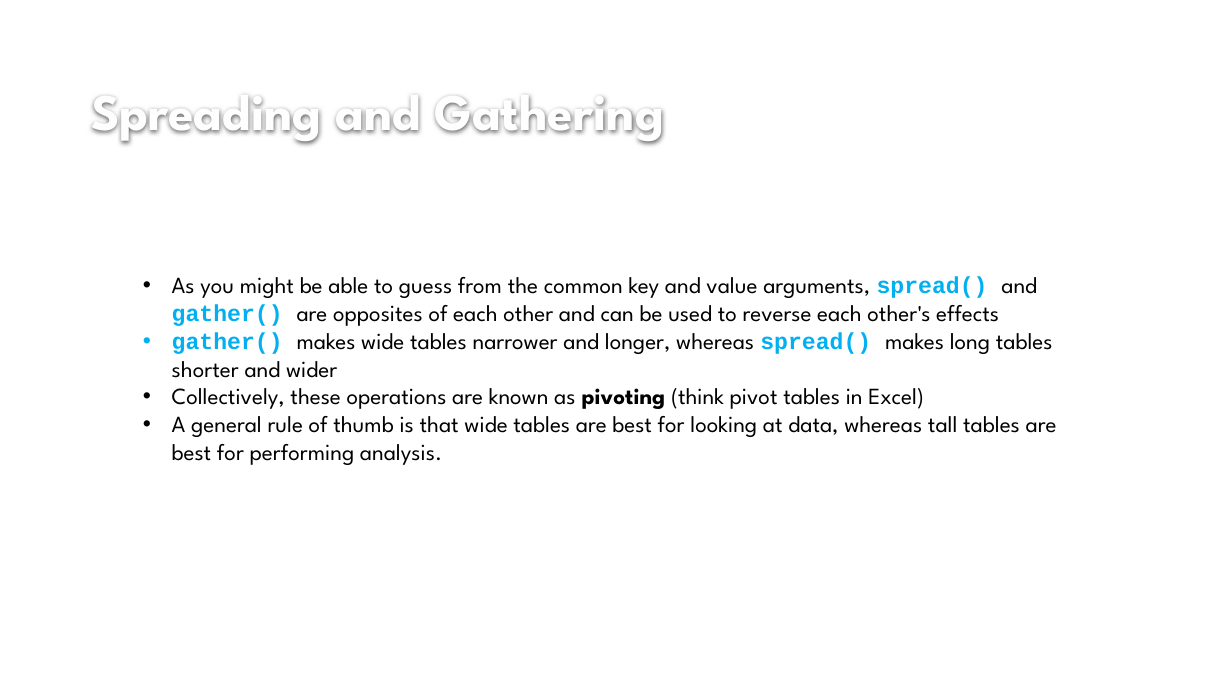
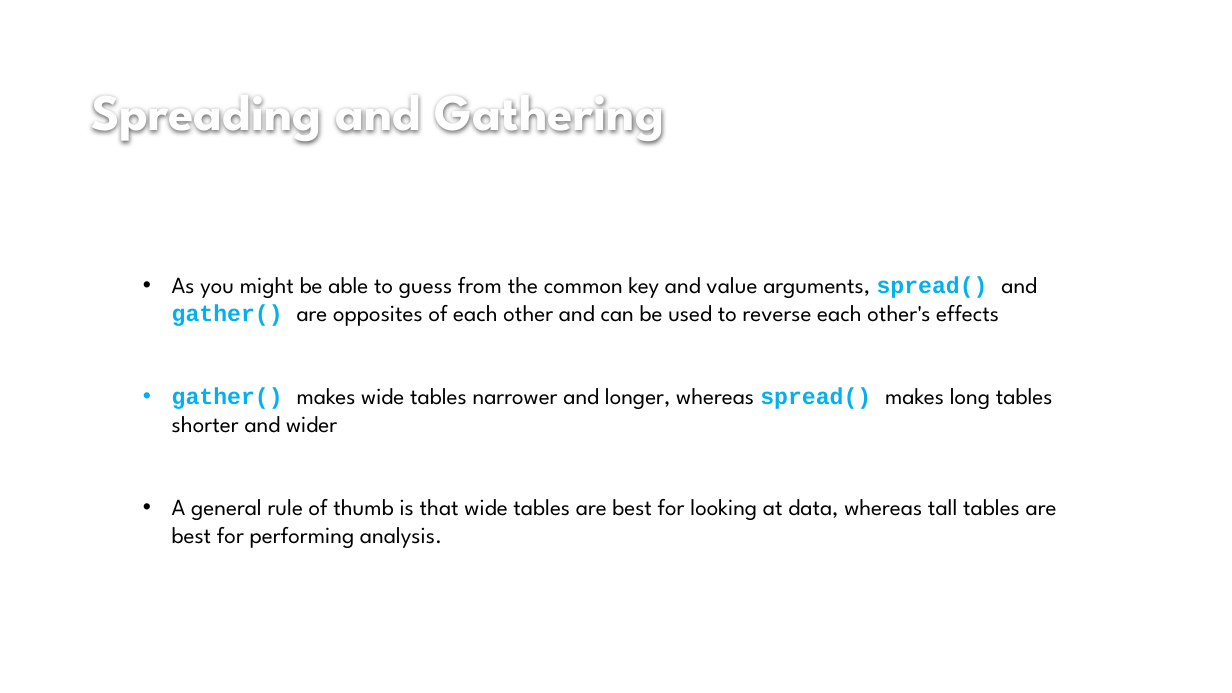
Before and after one commit to izzixcoatxs/Into_the_Tidyverse, a slide deck: slide 32 of sessions/session_four/izzie_session_four_a&b_presentation.pptx (slide 29 before the commit). Drawn at 1232x693 pixels with LibreOffice and Linux fonts; fonts in the diff are those of the drawing; background and template pictures are left out. Boxes give left, top, right and bottom in pixels: in the first picture for what was removed or moved away, otherwise in the second. Text is boxed around its words. In the diff, an @@ line names an element or a change of style, - is before the commit and + after.

Commit message:
fix typos

```diff
--- a/sessions/session_four/izzie_session_four_a&b_presentation.pptx
+++ b/sessions/session_four/izzie_session_four_a&b_presentation.pptx
@@ text at (x1=172, y1=388, x2=924, y2=409): paragraph removed @@
-• Collectively, these operations are known as pivoting (think pivot tables in Excel)
```
Also in this commit, not shown: 12 other slides changed, 8 slides added, 2 slides removed.
